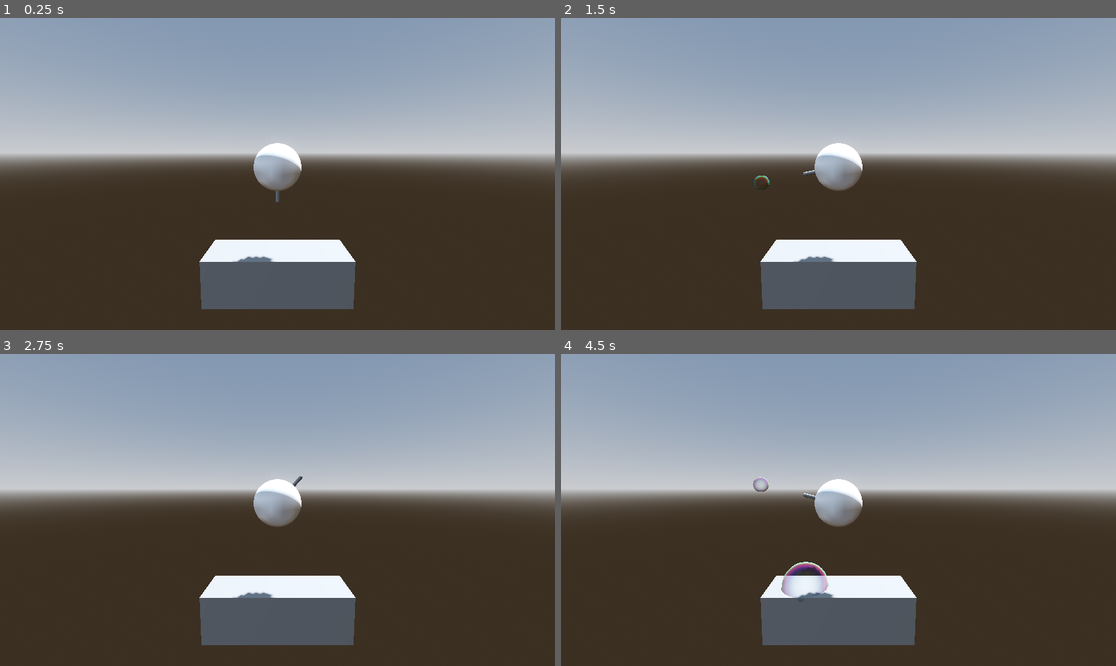
Above: before the commit, frames 1-4 (two rows, left to right).
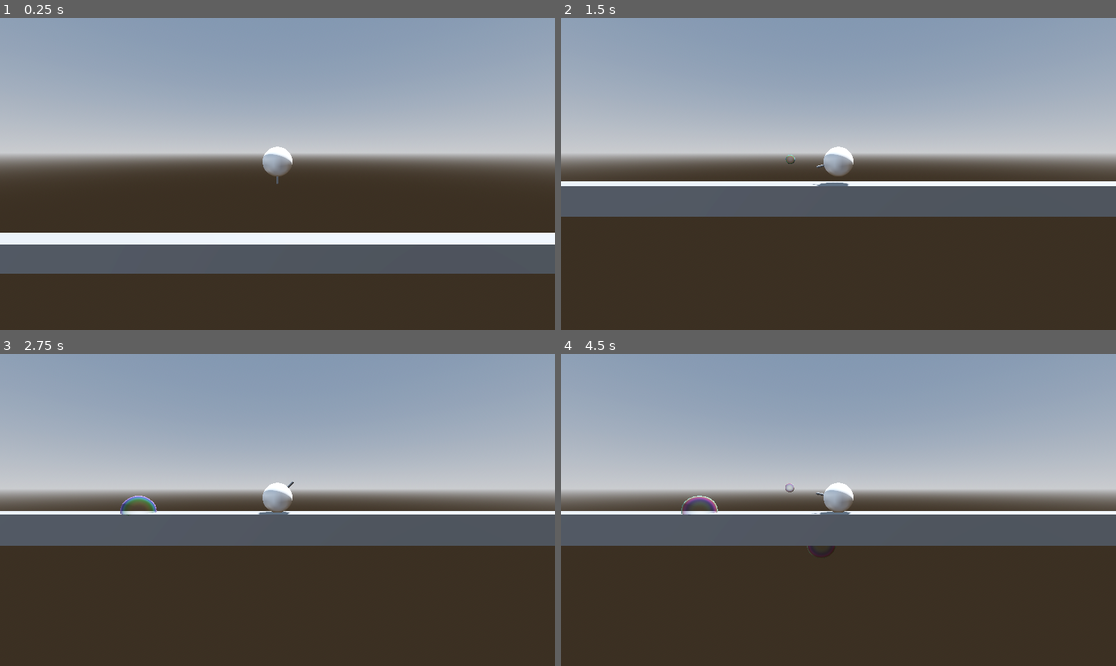
Above: after the commit, the same moments.

Repository: Mastermori/BubbeBounce
Game: Godot game, scene res://levels/test_level.tscn
Same seed, same stepped clock (60 frames per second), same inputs: the game is played once before the commit and once after it. This scene is started directly instead of the project's main scene.
Inputs (mouse positions are in pixels of both pictures, inside the frame that each line leads up to):
- Up to frame 1 (0.25 s): no input
- Up to frame 2 (1.5 s): tap Enter (ui_accept) at 0.5 s; move the mouse to (960, 158) at 0.52 s; hold Enter (ui_accept) 0.53-1.28 s; move the mouse to (727, 189) at 1.27 s; click (727, 189) at 1.35 s
- Up to frame 3 (2.75 s): tap Enter (ui_accept) at 1.52, 1.55, 1.82 s; move the mouse to (333, 441) at 2.02 s; hold Enter (ui_accept) from 2.03 s (still down)
- Up to frame 4 (4.5 s): move the mouse to (810, 572) at 2.77 s; release Enter (ui_accept) at 2.78 s; click (810, 572) at 2.85 s; tap Enter (ui_accept) at 3.02, 3.05, 3.32 s; move the mouse to (1005, 556) at 3.52 s; hold Enter (ui_accept) 3.53-4.28 s; move the mouse to (672, 463) at 4.27 s; click (672, 463) at 4.35 s

The runs differ from the first frame. In frame 1, 16% of the frame differs, in the area x 0-100%, y 40-94%; in frame 2, 18%; in frame 3, 18%; in frame 4, 18%, in the area x 0-100%, y 39-94%.

Commit message:
small refactor and made bubble works

Diff:
--- a/CollisionColor.gd
+++ /dev/null
@@ -1,18 +0,0 @@
-extends RigidBody3D
-
-@export var mesh: MeshInstance3D
-
-func _on_body_entered(body):
-	var material = mesh.get_active_material(0)
-	material.albedo_color = Color(randf(), randf(), randf())
-	apply_impulse(-linear_velocity)
-	print("Colllision")
-
-# Probably not supposed to be here
-func _activate_grativitation(gravStrengh: float):
-	gravity_scale = gravStrengh
-
-# Probably not supposed to be here
-func _unhandled_input(event: InputEvent) -> void:
-	if event.is_action_pressed("ui_accept"):
-		_activate_grativitation(0.1 )
--- a/PlayerCharacter.tscn
+++ /dev/null
@@ -1,26 +0,0 @@
-[gd_scene load_steps=5 format=3 uid="uid://cw0tug4f5d03"]
-
-[ext_resource type="Script" uid="uid://m3pcsmljt22v" path="res://CollisionColor.gd" id="1_uf0uw"]
-
-[sub_resource type="SphereShape3D" id="SphereShape3D_x4av3"]
-
-[sub_resource type="StandardMaterial3D" id="StandardMaterial3D_3mqji"]
-
-[sub_resource type="SphereMesh" id="SphereMesh_rpqi1"]
-material = SubResource("StandardMaterial3D_3mqji")
-
-[node name="RigidBody3D" type="RigidBody3D" node_paths=PackedStringArray("mesh")]
-contact_monitor = true
-max_contacts_reported = 10000
-script = ExtResource("1_uf0uw")
-mesh = NodePath("CollisionShape3D/MeshInstance3D")
-
-[node name="CollisionShape3D" type="CollisionShape3D" parent="."]
-shape = SubResource("SphereShape3D_x4av3")
-debug_color = Color(0, 0.6, 0.701961, 1)
-debug_fill = false
-
-[node name="MeshInstance3D" type="MeshInstance3D" parent="CollisionShape3D"]
-mesh = SubResource("SphereMesh_rpqi1")
-
-[connection signal="body_entered" from="." to="." method="_on_body_entered"]
--- a/levels/base_level.tscn
+++ b/levels/base_level.tscn
@@ -33,7 +33,6 @@
 
 [node name="Player" parent="." instance=ExtResource("1_wevqg")]
 transform = Transform3D(1, 0, 0, 0, 1, 0, 0, 0, 1, 0, 2.31421, 0)
-collision_layer = 3
 
 [node name="AudioListener3D" type="AudioListener3D" parent="Player"]
 
--- a/levels/test_level.tscn
+++ b/levels/test_level.tscn
@@ -11,13 +11,142 @@
 [node name="BaseLevel" instance=ExtResource("1_46lwt")]
 
 [node name="MeshInstance3D" type="MeshInstance3D" parent="Obstacles" index="0"]
+transform = Transform3D(11.1131, 0, 0, 0, 1, 0, 0, 0, 1, 0, 0, 0)
 mesh = SubResource("BoxMesh_wevqg")
 skeleton = NodePath("")
+metadata/_edit_group_ = true
 
 [node name="StaticBody3D" type="StaticBody3D" parent="Obstacles/MeshInstance3D" index="0"]
 
 [node name="CollisionShape3D" type="CollisionShape3D" parent="Obstacles/MeshInstance3D/StaticBody3D" index="0"]
 shape = SubResource("ConcavePolygonShape3D_ew5uy")
 
+[node name="MeshInstance3D2" type="MeshInstance3D" parent="Obstacles" index="1"]
+transform = Transform3D(11.1131, 0, 0, 0, 1, 0, 0, 0, 1, 0, 14.7219, 0)
+mesh = SubResource("BoxMesh_wevqg")
+skeleton = NodePath("")
+metadata/_edit_group_ = true
+
+[node name="StaticBody3D" type="StaticBody3D" parent="Obstacles/MeshInstance3D2" index="0"]
+
+[node name="CollisionShape3D" type="CollisionShape3D" parent="Obstacles/MeshInstance3D2/StaticBody3D" index="0"]
+shape = SubResource("ConcavePolygonShape3D_ew5uy")
+
+[node name="MeshInstance3D8" type="MeshInstance3D" parent="Obstacles" index="2"]
+transform = Transform3D(11.1131, 0, 0, 0, 1, 0, 0, 0, 1, 33.8834, 18.9519, 0)
+mesh = SubResource("BoxMesh_wevqg")
+skeleton = NodePath("")
+metadata/_edit_group_ = true
+
+[node name="StaticBody3D" type="StaticBody3D" parent="Obstacles/MeshInstance3D8" index="0"]
+
+[node name="CollisionShape3D" type="CollisionShape3D" parent="Obstacles/MeshInstance3D8/StaticBody3D" index="0"]
+shape = SubResource("ConcavePolygonShape3D_ew5uy")
+
+[node name="MeshInstance3D11" type="MeshInstance3D" parent="Obstacles" index="3"]
+transform = Transform3D(11.1131, 0, 0, 0, 1, 0, 0, 0, 1, 64.7023, 18.9087, 0)
+mesh = SubResource("BoxMesh_wevqg")
+skeleton = NodePath("")
+metadata/_edit_group_ = true
+
+[node name="StaticBody3D" type="StaticBody3D" parent="Obstacles/MeshInstance3D11" index="0"]
+
+[node name="CollisionShape3D" type="CollisionShape3D" parent="Obstacles/MeshInstance3D11/StaticBody3D" index="0"]
+shape = SubResource("ConcavePolygonShape3D_ew5uy")
+
+[node name="MeshInstance3D12" type="MeshInstance3D" parent="Obstacles" index="4"]
+transform = Transform3D(11.1131, 0, 0, 0, 1, 0, 0, 0, 1, 83.9532, 5.44169, 0)
+mesh = SubResource("BoxMesh_wevqg")
+skeleton = NodePath("")
+metadata/_edit_group_ = true
+
+[node name="StaticBody3D" type="StaticBody3D" parent="Obstacles/MeshInstance3D12" index="0"]
+
+[node name="CollisionShape3D" type="CollisionShape3D" parent="Obstacles/MeshInstance3D12/StaticBody3D" index="0"]
+shape = SubResource("ConcavePolygonShape3D_ew5uy")
+
+[node name="MeshInstance3D3" type="MeshInstance3D" parent="Obstacles" index="5"]
+transform = Transform3D(-2.41297e-07, -1, 0, 5.52023, -4.37114e-08, 0, 0, 0, 1, -16.8678, 7.24792, 0)
+mesh = SubResource("BoxMesh_wevqg")
+skeleton = NodePath("")
+metadata/_edit_group_ = true
+
+[node name="StaticBody3D" type="StaticBody3D" parent="Obstacles/MeshInstance3D3" index="0"]
+
+[node name="CollisionShape3D" type="CollisionShape3D" parent="Obstacles/MeshInstance3D3/StaticBody3D" index="0"]
+shape = SubResource("ConcavePolygonShape3D_ew5uy")
+
+[node name="MeshInstance3D4" type="MeshInstance3D" parent="Obstacles" index="6"]
+transform = Transform3D(-7.20499e-08, 0.994847, 0, -1.64831, -4.34861e-08, 0, 0, 0, 0.994847, 16.4299, 2.89096, 0)
+mesh = SubResource("BoxMesh_wevqg")
+skeleton = NodePath("")
+metadata/_edit_group_ = true
+
+[node name="StaticBody3D" type="StaticBody3D" parent="Obstacles/MeshInstance3D4" index="0"]
+transform = Transform3D(1, 0, 0, 0, 1, 0, 0, 0, 1, 0.00359816, 0, 0)
+
+[node name="CollisionShape3D" type="CollisionShape3D" parent="Obstacles/MeshInstance3D4/StaticBody3D" index="0"]
+shape = SubResource("ConcavePolygonShape3D_ew5uy")
+
+[node name="MeshInstance3D6" type="MeshInstance3D" parent="Obstacles" index="7"]
+transform = Transform3D(-7.20499e-08, 0.994847, 0, -1.64831, -4.34861e-08, 0, 0, 0, 0.994847, 25.0194, 8.80437, 0)
+mesh = SubResource("BoxMesh_wevqg")
+skeleton = NodePath("")
+metadata/_edit_group_ = true
+
+[node name="StaticBody3D" type="StaticBody3D" parent="Obstacles/MeshInstance3D6" index="0"]
+transform = Transform3D(1, 0, 0, 0, 1, 0, 0, 0, 1, 0.00359816, 0, 0)
+
+[node name="CollisionShape3D" type="CollisionShape3D" parent="Obstacles/MeshInstance3D6/StaticBody3D" index="0"]
+shape = SubResource("ConcavePolygonShape3D_ew5uy")
+
+[node name="MeshInstance3D7" type="MeshInstance3D" parent="Obstacles" index="8"]
+transform = Transform3D(-7.20499e-08, 0.994847, 0, -1.64831, -4.34861e-08, 0, 0, 0, 0.994847, 17.2931, 16.876, 0)
+mesh = SubResource("BoxMesh_wevqg")
+skeleton = NodePath("")
+metadata/_edit_group_ = true
+
+[node name="StaticBody3D" type="StaticBody3D" parent="Obstacles/MeshInstance3D7" index="0"]
+transform = Transform3D(1, 0, 0, 0, 1, 0, 0, 0, 1, 0.00359816, 0, 0)
+
+[node name="CollisionShape3D" type="CollisionShape3D" parent="Obstacles/MeshInstance3D7/StaticBody3D" index="0"]
+shape = SubResource("ConcavePolygonShape3D_ew5uy")
+
+[node name="MeshInstance3D5" type="MeshInstance3D" parent="Obstacles" index="9"]
+transform = Transform3D(-5.84858, -8.70994e-08, 0, 5.113e-07, -0.996301, 0, 0, 0, 0.996301, 25.1058, 5.82608, 0)
+mesh = SubResource("BoxMesh_wevqg")
+skeleton = NodePath("")
+metadata/_edit_group_ = true
+
+[node name="StaticBody3D" type="StaticBody3D" parent="Obstacles/MeshInstance3D5" index="0"]
+transform = Transform3D(1, 0, 0, 0, 1, 0, 0, 0, 1, 0.00359816, 0, 0)
+
+[node name="CollisionShape3D" type="CollisionShape3D" parent="Obstacles/MeshInstance3D5/StaticBody3D" index="0"]
+shape = SubResource("ConcavePolygonShape3D_ew5uy")
+
+[node name="MeshInstance3D9" type="MeshInstance3D" parent="Obstacles" index="10"]
+transform = Transform3D(-5.6493, 0.257862, 0, -1.51372, -0.962353, 0, 0, 0, 0.996301, 42.6302, 8.11376, 0)
+mesh = SubResource("BoxMesh_wevqg")
+skeleton = NodePath("")
+metadata/_edit_group_ = true
+
+[node name="StaticBody3D" type="StaticBody3D" parent="Obstacles/MeshInstance3D9" index="0"]
+transform = Transform3D(1, 0, 0, 0, 1, 0, 0, 0, 1, 0.00359816, 0, 0)
+
+[node name="CollisionShape3D" type="CollisionShape3D" parent="Obstacles/MeshInstance3D9/StaticBody3D" index="0"]
+shape = SubResource("ConcavePolygonShape3D_ew5uy")
+
+[node name="MeshInstance3D10" type="MeshInstance3D" parent="Obstacles" index="11"]
+transform = Transform3D(-5.6493, -0.257862, 0, 1.51373, -0.962353, 0, 0, 0, 0.996301, 59.464, 8.11375, 0)
+mesh = SubResource("BoxMesh_wevqg")
+skeleton = NodePath("")
+metadata/_edit_group_ = true
+
+[node name="StaticBody3D" type="StaticBody3D" parent="Obstacles/MeshInstance3D10" index="0"]
+transform = Transform3D(1, 0, 0, 0, 1, 0, 0, 0, 1, 0.00359816, 0, 0)
+
+[node name="CollisionShape3D" type="CollisionShape3D" parent="Obstacles/MeshInstance3D10/StaticBody3D" index="0"]
+shape = SubResource("ConcavePolygonShape3D_ew5uy")
+
 [node name="Player" parent="." index="4"]
-mass = 0.11
+transform = Transform3D(1, 0, 0, 0, 1, 0, 0, 0, 1, 0, 3.16336, 0)
--- a/objects/bubble/bubble.gd
+++ b/objects/bubble/bubble.gd
@@ -1,11 +1,12 @@
 class_name Bubble
-extends Node3D
+extends Area3D
 
 var velocity := Vector3.ZERO
 var should_bounce := false
 var size := 1.0
 
 @export var soundEmitter: AudioStreamPlayer3D
+@export var fade_timer_after_hit: float = .01
 
 @onready var collision_shape_3d: CollisionShape3D = $MeshInstance3D/StaticBody3D/CollisionShape3D
 @onready var fade_timer: Timer = $FadeTimer
@@ -24,14 +25,18 @@
 func _physics_process(delta: float) -> void:
 	position += velocity
 
-func _on_body_entered(body: Node3D) -> void:
+func _on_body_entered(body: PhysicsBody3D) -> void:
 	velocity = Vector3.ZERO
 	should_bounce = true
 	collision_shape_3d.set_deferred("disabled", false)
 	var tween := create_tween()
 	tween.tween_property(self, "scale", Vector3.ONE, .3).set_ease(Tween.EASE_IN).set_trans(Tween.TRANS_BOUNCE).from_current()
-	fade_timer.start(2)
+	fade_timer.start()
 	_playLandingSound()
+
+func on_hit_by_player() -> void:
+	if fade_timer.time_left > fade_timer_after_hit:
+		fade_timer.start(fade_timer_after_hit)
 
 func _fade_out() -> void:
 	var tween := create_tween()
--- a/objects/bubble/bubble.tscn
+++ b/objects/bubble/bubble.tscn
@@ -20,6 +20,8 @@
 
 [sub_resource type="SphereMesh" id="SphereMesh_iwk3a"]
 material = SubResource("ShaderMaterial_5qxx4")
+
+[sub_resource type="SphereShape3D" id="SphereShape3D_xjert"]
 
 [sub_resource type="SphereShape3D" id="SphereShape3D_no3pi"]
 radius = 0.25
@@ -46,13 +48,14 @@
 collision_mask = 0
 
 [node name="CollisionShape3D" type="CollisionShape3D" parent="MeshInstance3D/StaticBody3D"]
-shape = SubResource("SphereShape3D_no3pi")
+shape = SubResource("SphereShape3D_xjert")
 disabled = true
 
 [node name="CollisionShape3D" type="CollisionShape3D" parent="."]
 shape = SubResource("SphereShape3D_no3pi")
 
 [node name="FadeTimer" type="Timer" parent="."]
+wait_time = 6.0
 one_shot = true
 
 [node name="BubbleLandSoundEmitter" type="AudioStreamPlayer3D" parent="."]
--- a/player/PlayerController.gd
+++ /dev/null
@@ -1,11 +0,0 @@
-class_name Player
-extends RigidBody3D
-
-@export var mesh: MeshInstance3D
-
-func _ready() -> void:
-	Globals.player = self
-
-func _on_body_entered(body):
-	var material = mesh.get_active_material(0)
-	material.albedo_color = Color(255, 0, 0)
--- a/player/bubble_gun.gd
+++ b/player/bubble_gun.gd
@@ -1,4 +1,4 @@
-extends RayCast3D
+extends Node3D
 
 @export var bubble_scene: PackedScene
 
@@ -6,7 +6,7 @@
 
 @onready var camera: Camera3D = $"../Camera3D"
 
-@onready var player: RigidBody3D = owner
+@onready var player: Player = owner
 @onready var initial_position := position
 @onready var dropPlane := Plane(Vector3(0, 0, 1), player.position.z)
 
--- a/player/bubble_gun/bubble_gun.tscn
+++ b/player/bubble_gun/bubble_gun.tscn
@@ -8,8 +8,7 @@
 radius = 0.04
 height = 0.3
 
-[node name="BubbleGun" type="RayCast3D" node_paths=PackedStringArray("_soundEmitter")]
-target_position = Vector3(1000, 0, 0)
+[node name="BubbleGun" type="Node3D" node_paths=PackedStringArray("_soundEmitter")]
 script = ExtResource("1_fk6be")
 bubble_scene = ExtResource("2_v8jkv")
 _soundEmitter = NodePath("BubbleGunSoundEmitter")
--- /dev/null
+++ b/player/player.gd
@@ -0,0 +1,45 @@
+class_name Player
+extends CharacterBody3D
+
+@export var gravity_multiplier := 0.0
+
+@onready var mesh: MeshInstance3D = $MeshInstance3D
+@onready var bounce_cooldown: Timer = $BounceCooldown
+
+func _ready() -> void:
+	Globals.player = self
+
+func _on_body_entered(body) -> void:
+	if not bounce_cooldown.is_stopped():
+		return
+	var material = mesh.get_active_material(0)
+	material.albedo_color = Color(randf(), randf(), randf())
+	bounce_cooldown.start()
+
+func _physics_process(delta: float) -> void:
+	var gravity: float = ProjectSettings.get_setting("physics/3d/default_gravity")
+	velocity += Vector3.DOWN * gravity * gravity_multiplier * delta
+
+	var collision := move_and_collide(velocity * delta)
+	if collision:
+		var body: PhysicsBody3D = collision.get_collider()
+		if not body.get_collision_layer_value(3):
+			die()
+			return
+		var bubble: Bubble = body.owner
+		bubble.on_hit_by_player()
+		velocity = collision.get_normal() * min(8, velocity.length() * 1.2) #* 1.05
+		# TODO: Add extra velocity when bubble is popping up
+
+func die() -> void:
+	velocity = Vector3.ZERO
+
+# Probably not supposed to be here
+func activate_grativitation(grav_strengh: float = .4) -> void:
+	gravity_multiplier = grav_strengh
+
+# Probably not supposed to be here
+func _unhandled_input(event: InputEvent) -> void:
+	if event.is_action_pressed("ui_accept"):
+		#velocity = Vector3.DOWN * .5
+		activate_grativitation()
--- a/player/player.tscn
+++ b/player/player.tscn
@@ -1,6 +1,6 @@
 [gd_scene load_steps=6 format=3 uid="uid://d284tnwpobnj4"]
 
-[ext_resource type="Script" uid="uid://m3pcsmljt22v" path="res://CollisionColor.gd" id="1_uf0uw"]
+[ext_resource type="Script" uid="uid://m3pcsmljt22v" path="res://player/player.gd" id="1_rkbax"]
 [ext_resource type="PackedScene" uid="uid://byedupy74niwm" path="res://player/bubble_gun/bubble_gun.tscn" id="2_rkbax"]
 
 [sub_resource type="SphereShape3D" id="SphereShape3D_x4av3"]
@@ -10,29 +10,29 @@
 [sub_resource type="SphereMesh" id="SphereMesh_rpqi1"]
 material = SubResource("StandardMaterial3D_3mqji")
 
-[node name="RigidBody3D" type="RigidBody3D" node_paths=PackedStringArray("mesh")]
+[node name="Player" type="CharacterBody3D"]
 collision_layer = 2
 collision_mask = 5
 axis_lock_angular_y = true
 axis_lock_angular_z = true
-gravity_scale = 0.0
-contact_monitor = true
-max_contacts_reported = 10000
-script = ExtResource("1_uf0uw")
-mesh = NodePath("CollisionShape3D/MeshInstance3D")
+script = ExtResource("1_rkbax")
 
 [node name="CollisionShape3D" type="CollisionShape3D" parent="."]
 shape = SubResource("SphereShape3D_x4av3")
 debug_color = Color(0, 0.6, 0.701961, 1)
 debug_fill = false
 
-[node name="MeshInstance3D" type="MeshInstance3D" parent="CollisionShape3D"]
+[node name="MeshInstance3D" type="MeshInstance3D" parent="."]
 mesh = SubResource("SphereMesh_rpqi1")
+skeleton = NodePath("../CollisionShape3D")
 
 [node name="BubbleGun" parent="." instance=ExtResource("2_rkbax")]
 transform = Transform3D(1, 0, 0, 0, 1, 0, 0, 0, 1, 0.465172, 0, 0)
 
 [node name="Camera3D" type="Camera3D" parent="."]
-transform = Transform3D(1, 0, 0, 0, 0.994609, 0.103695, 0, -0.103695, 0.994609, 0, 0.301776, 4.27537)
+transform = Transform3D(1, 0, 0, 0, 0.994609, 0.103695, 0, -0.103695, 0.994609, 0, 0.301776, 6.83131)
+current = true
 
-[connection signal="input_event" from="." to="." method="_debug_drop_on_input"]
+[node name="BounceCooldown" type="Timer" parent="."]
+wait_time = 0.2
+one_shot = true
Not shown: 1 places in objects/bubble/bubble.tscn that only renumber resources
Not shown, removed: player/PlayerController.gd.uid
Renamed: CollisionColor.gd.uid -> player/player.gd.uid
